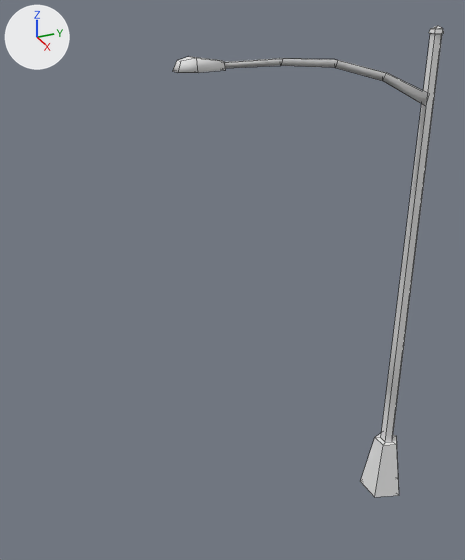
What one commit did to the OBJ model catGame/Assets/Art/models_materials/lightPost/lightPost.obj.
Rendered twice from a 50 mm camera at (9.82, -8.45, 11.21) aimed at (-0.42, -3.84, 6.09). The axes (+X, +Y, +Z) are drawn at upper left. The lights are the same throughout. Mesh edges are drawn as thin lines. Where no turn or scale is listed for an object, it has been applied to the vertices.
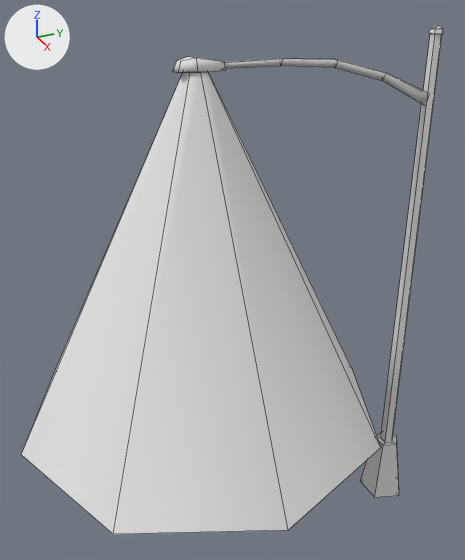
What differs and where, as boxes (x1, y1, x2, y2) in the pictures (465 x 560 px):
'Grid', reshaped (56% wider, 8% taller)
    before: (173, 26, 444, 497)
    after: (21, 26, 444, 534)
part 1 of me_grid, added
    after: (21, 72, 381, 534)

Edits to the bpy script that builds the scene:
```text
Add mat_material_002:
    mat_material_002 = principled_material('Material.002')
    mat_material_002.base_color = (0.8, 0.8, 0.8)  # white #e7e7e7
    mat_material_002.roughness = 1.0
Change me_grid:
    used by ob_grid; location = (0.0, 0.0, 0.0)
    remove me_grid.from_pydata(...)  # 59 vertices, 59 faces; spans x -0.49..0.49, y -5.0..0.52, z 0.0..10.56
    add me_grid.from_pydata(...)  # 75 vertices, 67 faces; spans x -3.46..3.46, y -8.12..0.52, z 0.0..10.56
    me_grid part 1: a new loose piece of 16 vertices spanning x -3.46..3.46, y -8.12..-1.2, z 3.68..10.0, in mat_material_002 (white #e7e7e7)
    add me_grid.materials.append(mat_material_002)  # white #e7e7e7
```
